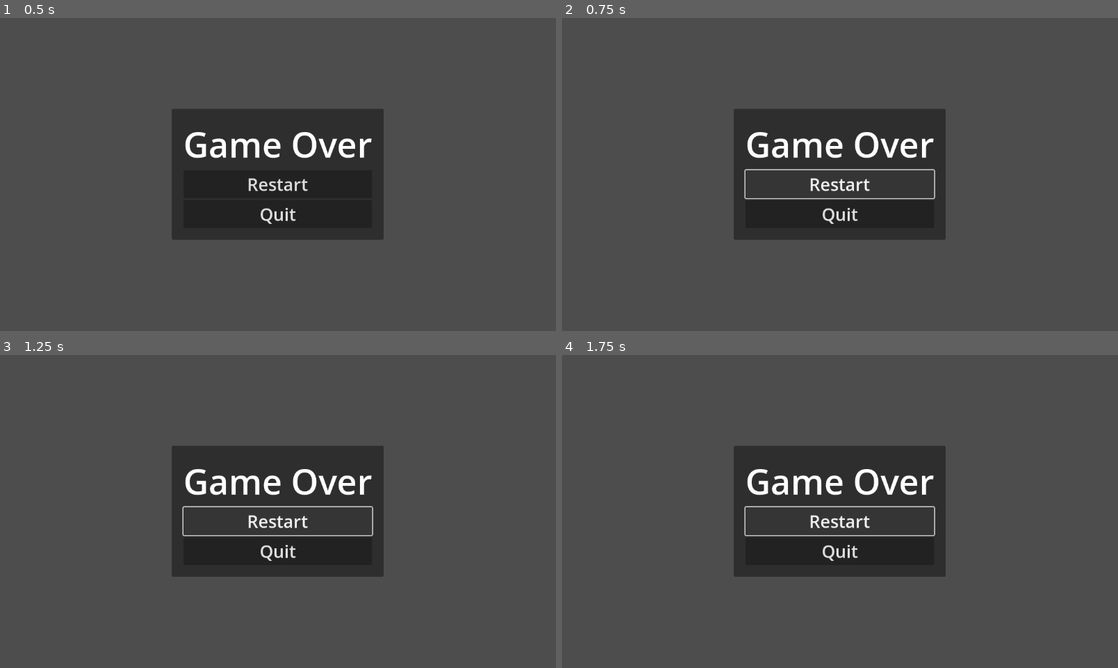
Above: before the commit, frames 1-4 (two rows, left to right).
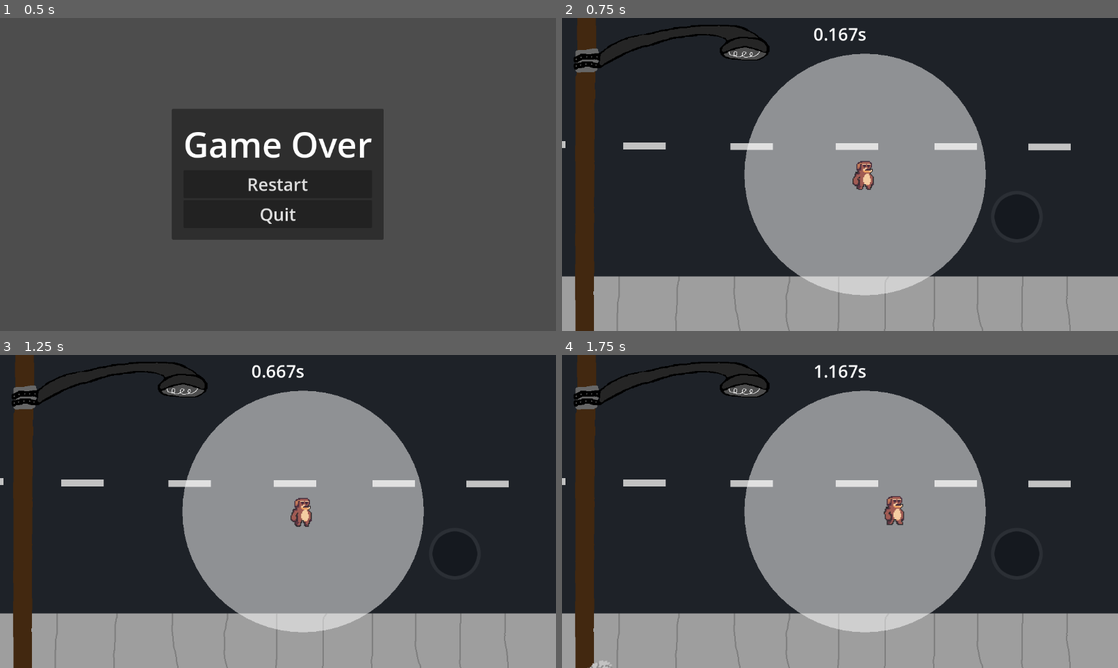
Above: after the commit, the same moments.

Repository: SeasonalCat/stay-trijam
Game: Godot game, scene res://scenes/ui/game_over.tscn
The game is run twice, just before and just after one commit, with the same random seed, the same clock (stepped at 60 frames per second) and the same inputs. This scene is started directly instead of the project's main scene.
Inputs (mouse positions are in pixels of both pictures, inside the frame that each line leads up to):
- Up to frame 1 (0.5 s): no input
- Up to frame 2 (0.75 s): click (840, 183) at 0.5 s, where only the run after the commit has a clickable "Restart"
- Up to frame 3 (1.25 s): no input
- Up to frame 4 (1.75 s): hold D (move_right) from 1.28 s (still down)

Frame 1 is identical in both runs. In frame 2, 98% of the frame differs, in the area x 0-100%, y 0-100%; in frame 3, 98%; in frame 4, 98%.

Commit message:
fix game over buttons

Diff:
--- a/scenes/ui/game_over.gd
+++ b/scenes/ui/game_over.gd
@@ -2,9 +2,9 @@
 
 
 func _ready():
-	get_tree().paused = true
 	$MarginContainer/PanelContainer/MarginContainer/VBoxContainer/RestartButton.pressed.connect(on_restart_button_pressed)
 	$MarginContainer/PanelContainer/MarginContainer/VBoxContainer/QuitButton.pressed.connect(on_quit_button_pressed)
+	get_tree().paused = true
 
 
 func on_restart_button_pressed():
--- a/scenes/ui/game_over.tscn
+++ b/scenes/ui/game_over.tscn
@@ -3,6 +3,7 @@
 [ext_resource type="Script" path="res://scenes/ui/game_over.gd" id="1_wgrdi"]
 
 [node name="GameOver" type="CanvasLayer"]
+process_mode = 3
 script = ExtResource("1_wgrdi")
 
 [node name="MarginContainer" type="MarginContainer" parent="."]
